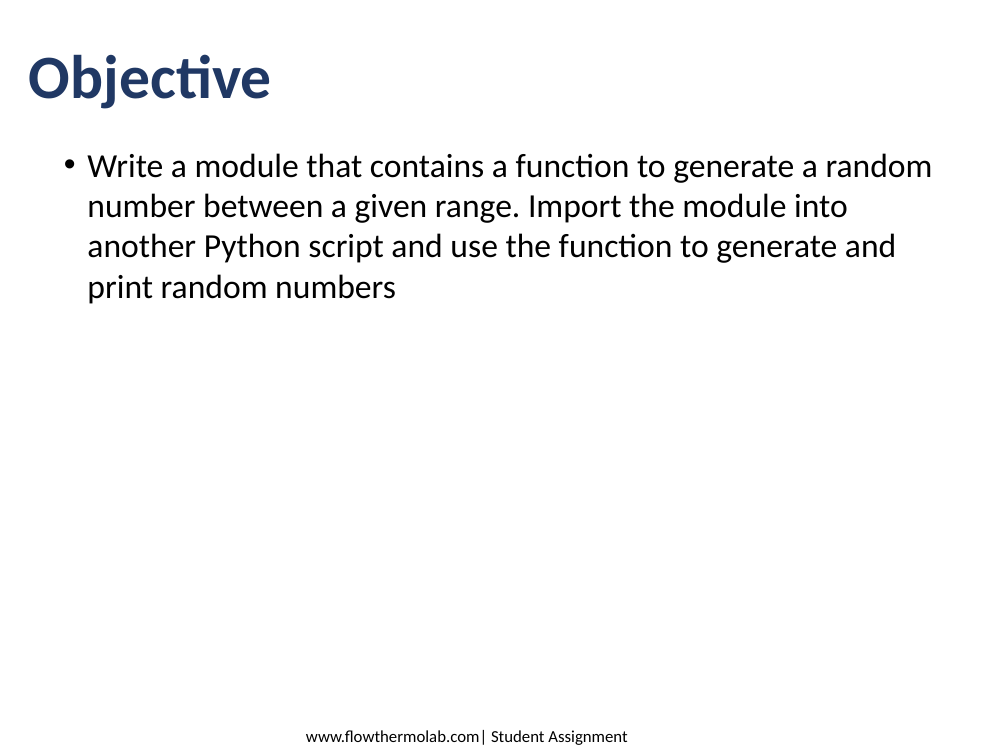
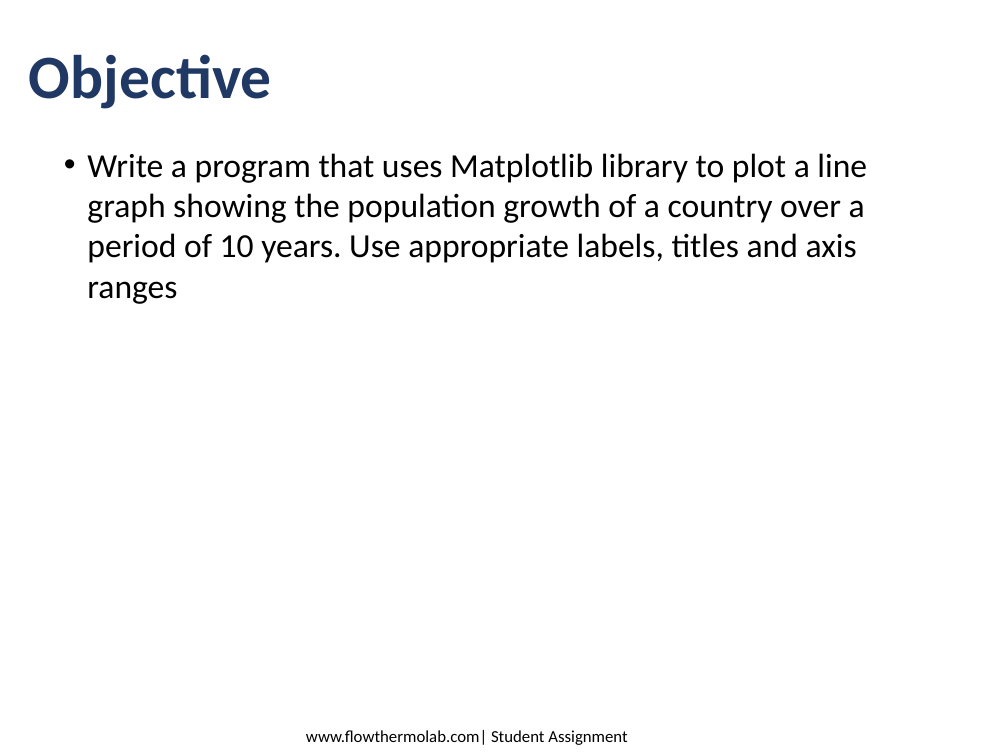
Before and after one commit to nhsakil/Python_Scientific, a slide deck: slide 2 of Assignment_Template_coding.pptx. Drawn at 1008x756 pixels with LibreOffice and Linux fonts; fonts in the diff are those of the drawing; background and template pictures are left out. Boxes give left, top, right and bottom in pixels: in the first picture for what was removed or moved away, otherwise in the second. Text is boxed around its words. In the diff, an @@ line names an element or a change of style, - is before the commit and + after.

```diff
--- a/Assignment_Template_coding.pptx
+++ b/Assignment_Template_coding.pptx
@@ text at (87,153,867,304): text changed @@
-• Write a module that contains a function to generate a random number between a given range. Import the module into another Python script and use the function to generate and print random numbers
+• Write a program that uses Matplotlib library to plot a line graph showing the population growth of a country over a period of 10 years. Use appropriate labels, titles and axis ranges
```
Also in this commit, not shown: 2 other slides changed, 3 other files.
